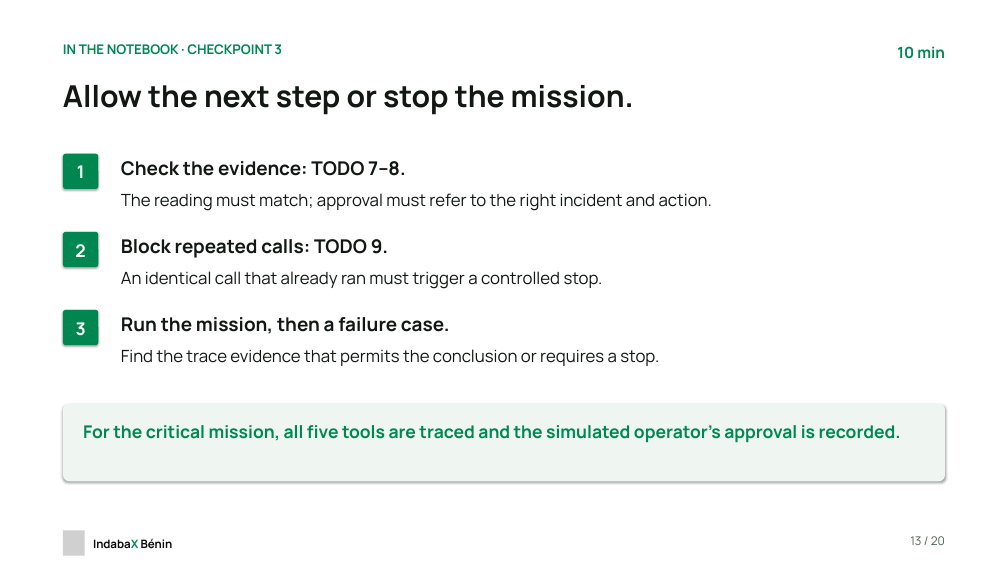
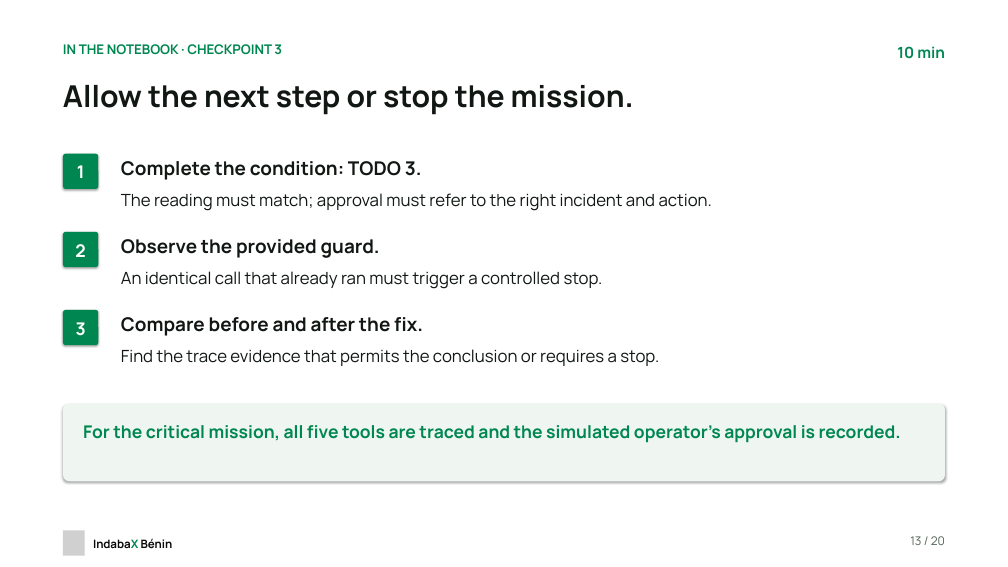
Before and after one commit to chabelbossa/indabax-reliable-ai-agents, a slide deck: slide 13 of slides/indabax-reliable-ai-agents-en.pptx. Drawn at 1008x567 pixels with LibreOffice and Linux fonts; fonts in the diff are those of the drawing; grey boxes stand for pictures. Boxes give left, top, right and bottom in pixels: in the first picture for what was removed or moved away, otherwise in the second. Text is boxed around its words. In the diff, an @@ line names an element or a change of style, - is before the commit and + after.

```diff
--- a/slides/indabax-reliable-ai-agents-en.pptx
+++ b/slides/indabax-reliable-ai-agents-en.pptx
@@ text at (121,161,422,180): text changed @@
-Check the evidence: TODO 7–8.
+Complete the condition: TODO 3.
@@ text at (121,239,380,258): text changed @@
-Block repeated calls: TODO 9.
+Observe the provided guard.
@@ text at (121,317,423,336): text changed @@
-Run the mission, then a failure case.
+Compare before and after the fix.
```
Also in this commit, not shown: 3 other slides changed, 18 other files.
